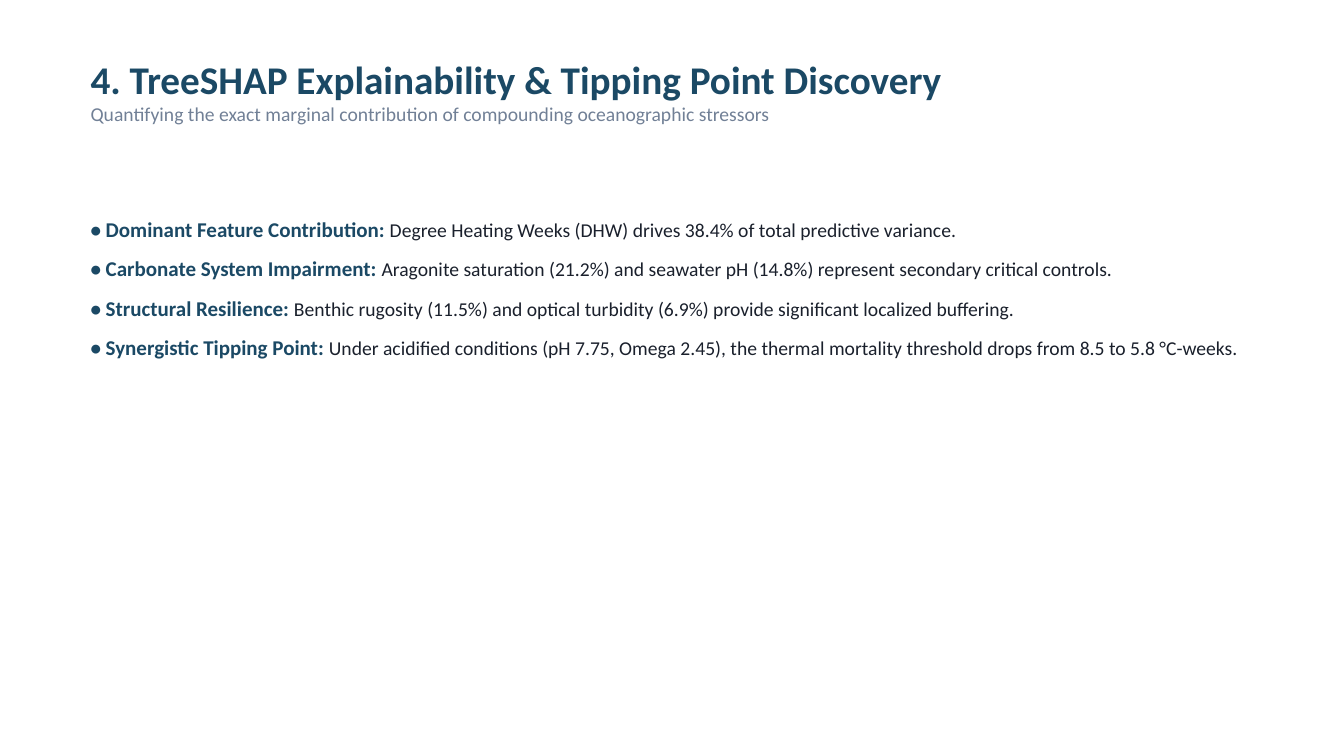
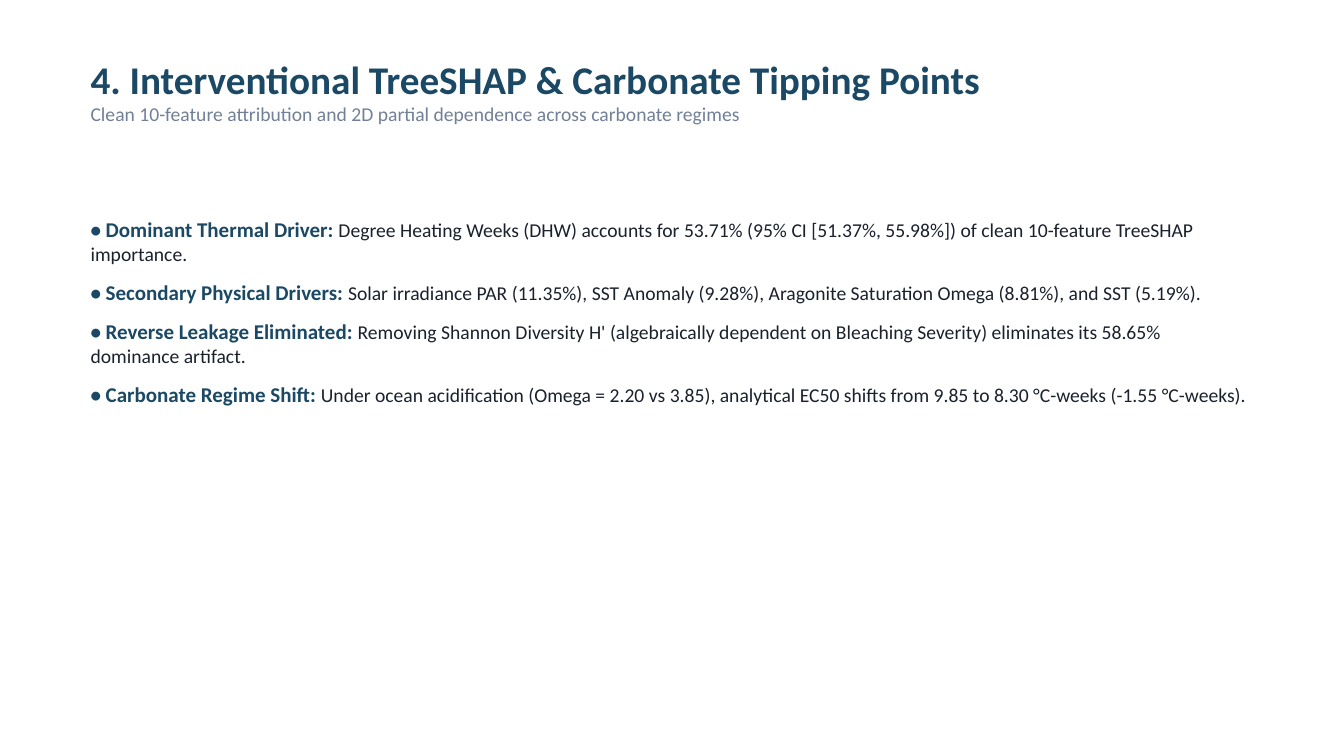
Before and after one commit to HrSly11/CoralTwin-DT, a slide deck: slide 5 of 11_Presentation/scientific_presentation.pptx. Drawn at 1344x756 pixels with LibreOffice and Linux fonts; fonts in the diff are those of the drawing. Boxes give left, top, right and bottom in pixels: in the first picture for what was removed or moved away, otherwise in the second. Text is boxed around its words. In the diff, an @@ line names an element or a change of style, - is before the commit and + after.

Commit message:
feat(reproducibility): regenerate figures from computed artifacts, pin environment, and verify end-to-end pipeline

```diff
--- a/11_Presentation/scientific_presentation.pptx
+++ b/11_Presentation/scientific_presentation.pptx
@@ text at box(91, 66, 980, 125): text changed @@
-4. TreeSHAP Explainability & Tipping Point Discovery
-Quantifying the exact marginal contribution of compounding oceanographic stressors
+4. Interventional TreeSHAP & Carbonate Tipping Points
+Clean 10-feature attribution and 2D partial dependence across carbonate regimes
@@ text at box(91, 222, 1246, 406): text changed @@
-• Dominant Feature Contribution: Degree Heating Weeks (DHW) drives 38.4% of total predictive variance.
-• Carbonate System Impairment: Aragonite saturation (21.2%) and seawater pH (14.8%) represent secondary critical controls.
-• Structural Resilience: Benthic rugosity (11.5%) and optical turbidity (6.9%) provide significant localized buffering.
-• Synergistic Tipping Point: Under acidified conditions (pH 7.75, Omega 2.45), the thermal mortality threshold drops from 8.5 to 5.8 °C-weeks.
+• Dominant Thermal Driver: Degree Heating Weeks (DHW) accounts for 53.71% (95% CI [51.37%, 55.98%]) of clean 10-feature TreeSHAP importance.
+• Secondary Physical Drivers: Solar irradiance PAR (11.35%), SST Anomaly (9.28%), Aragonite Saturation Omega (8.81%), and SST (5.19%).
+• Reverse Leakage Eliminated: Removing Shannon Diversity H' (algebraically dependent on Bleaching Severity) eliminates its 58.65% dominance artifact.
+• Carbonate Regime Shift: Under ocean acidification (Omega = 2.20 vs 3.85), analytical EC50 shifts from 9.85 to 8.30 °C-weeks (-1.55 °C-weeks).
```
Also in this commit, not shown: 3 other slides changed, 33 other files.
